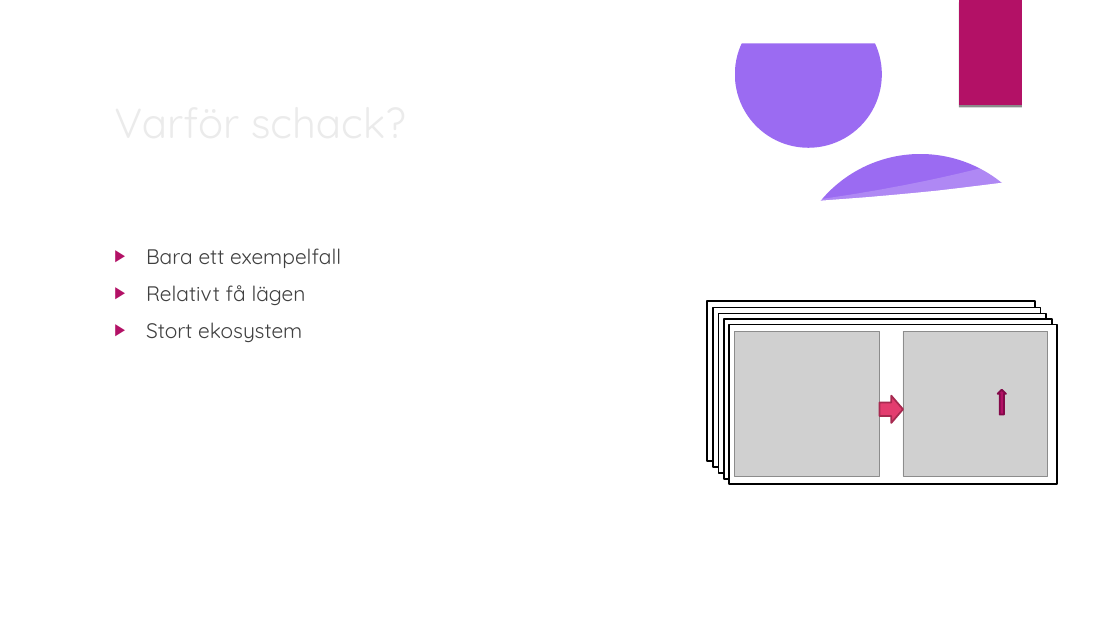
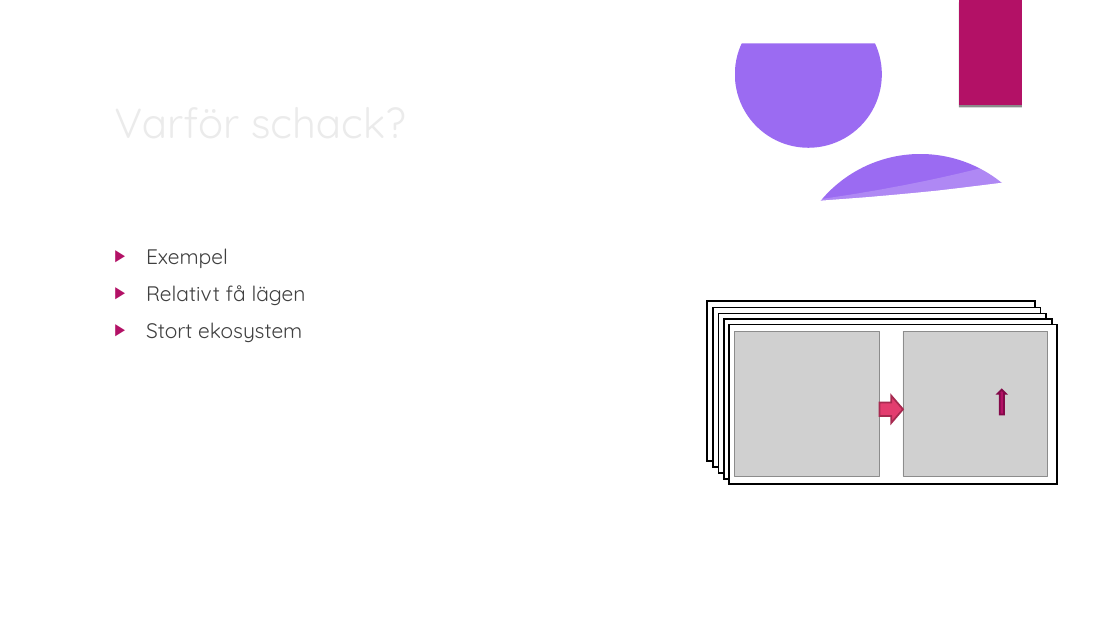
Before and after one commit to johannes-qvarford/a12johqv-examination, a slide deck: slide 5 of Part1/Seminarie Presentation.odp. Drawn at 1120x630 pixels with LibreOffice and Linux fonts; fonts in the diff are those of the drawing; grey boxes stand for pictures; background and template pictures are left out. Boxes give left, top, right and bottom in pixels: in the first picture for what was removed or moved away, otherwise in the second. Text is boxed around its words. In the diff, an @@ line names an element or a change of style, - is before the commit and + after.

Commit message:
Fixed a few things in part 1 presentation.

```diff
--- a/Part1/Seminarie Presentation.odp
+++ b/Part1/Seminarie Presentation.odp
@@ text at <box>146,248,228,268</box>: text changed @@
-▶ Bara ett exempelfall
+▶ Exempel
```
Also in this commit, not shown: 1 other file.
